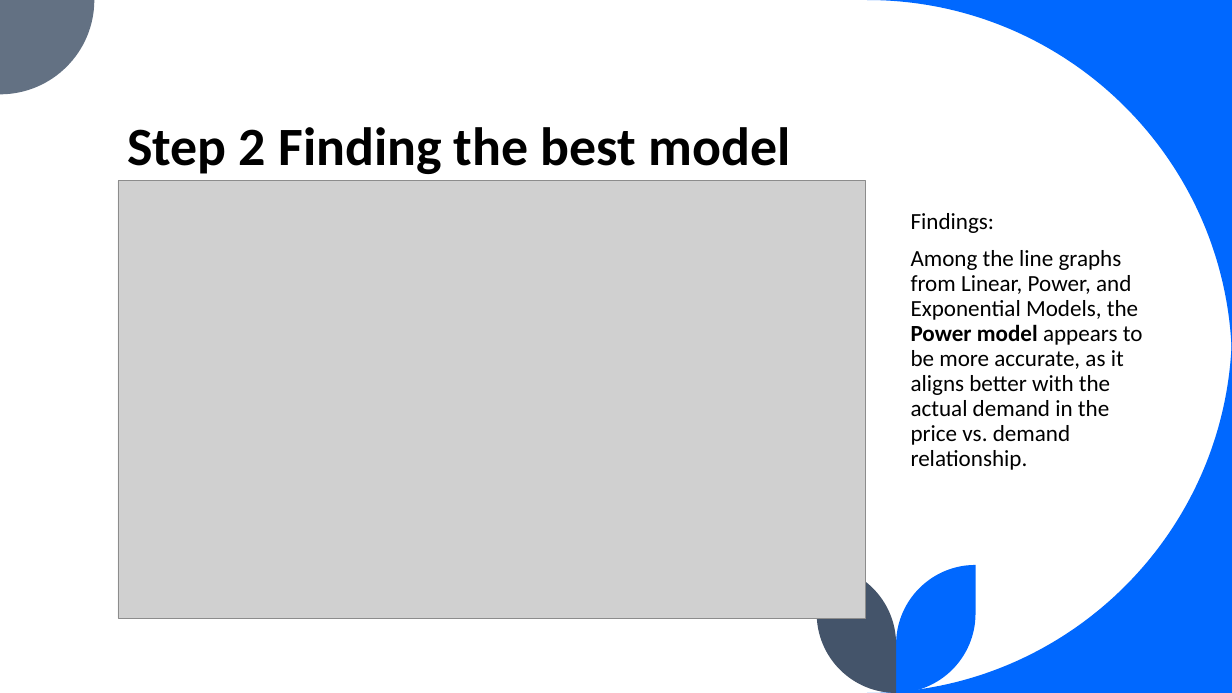
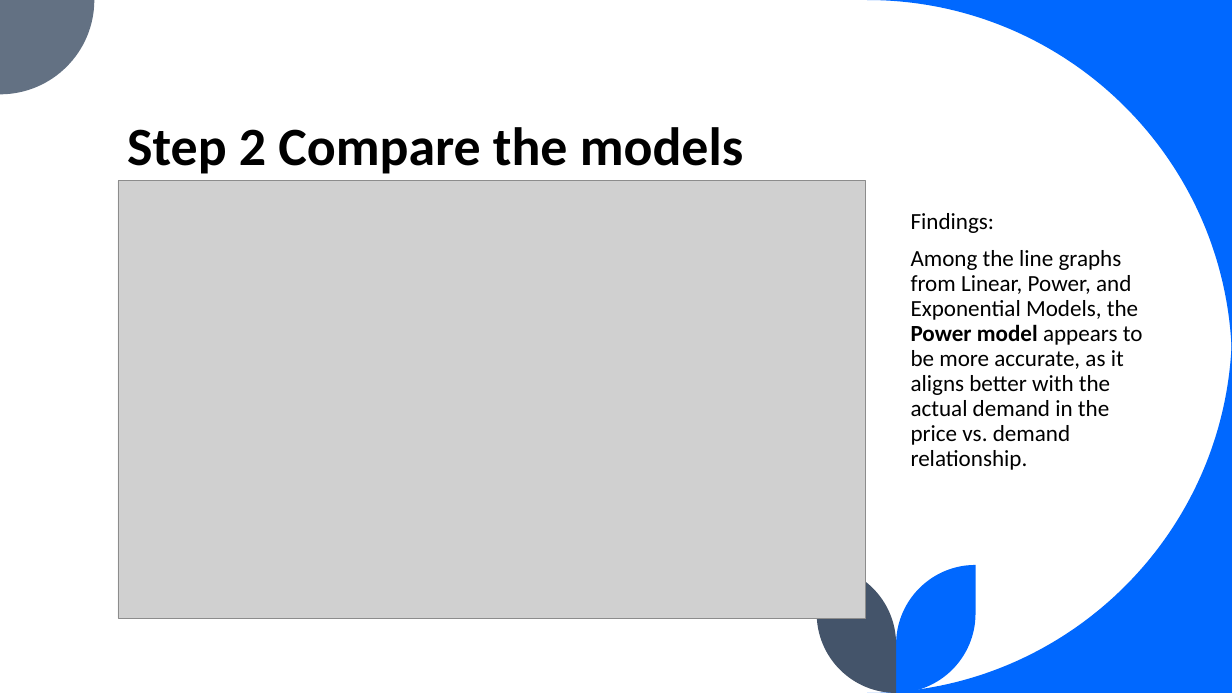
Before and after one commit to leiliu7/Data-Analytics-Data-Science-Portfolio, a slide deck: slide 5 of Smart pricing using Excel/Maximizing Profitability Through Smart Pricing Presentation.pptx. Drawn at 1232x693 pixels with LibreOffice and Linux fonts; fonts in the diff are those of the drawing; grey boxes stand for pictures. Boxes give left, top, right and bottom in pixels: in the first picture for what was removed or moved away, otherwise in the second. Text is boxed around its words. In the diff, an @@ line names an element or a change of style, - is before the commit and + after.

```diff
--- a/Smart pricing using Excel/Maximizing Profitability Through Smart Pricing Presentation.pptx
+++ b/Smart pricing using Excel/Maximizing Profitability Through Smart Pricing Presentation.pptx
@@ title at (x1=127, y1=127, x2=743, y2=174): text changed @@
-Step 2 Finding the best model
+Step 2 Compare the models
```
Also in this commit, not shown: 5 other slides changed, 2 other files.
